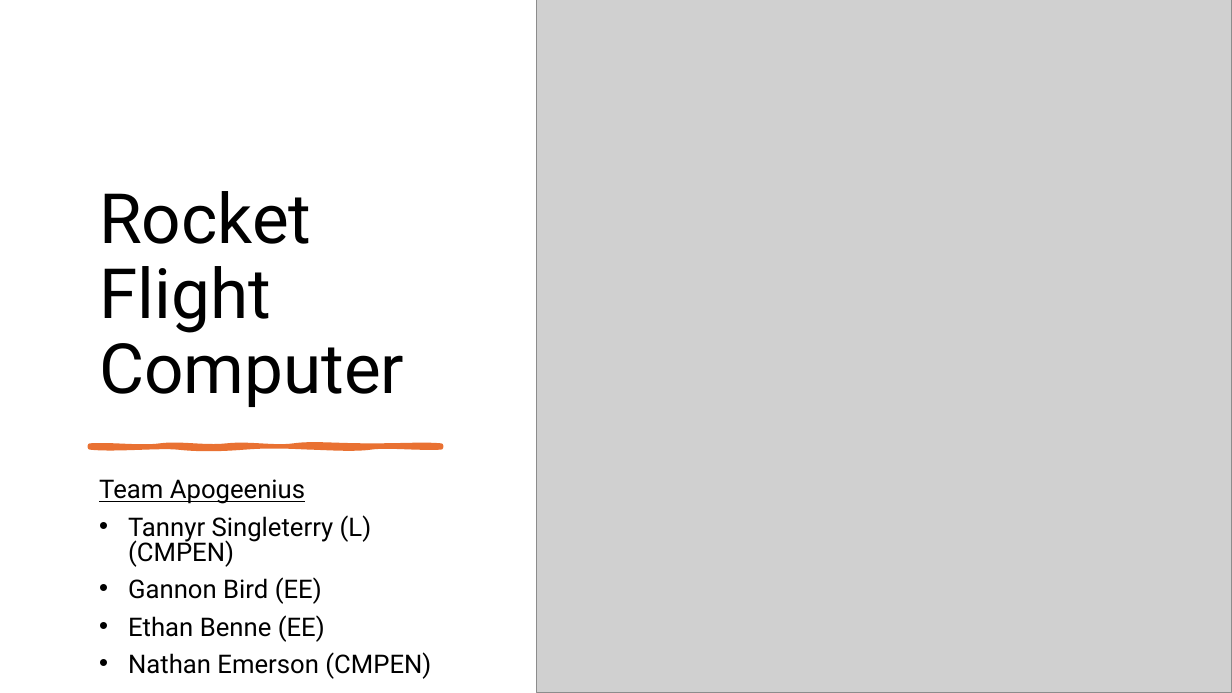
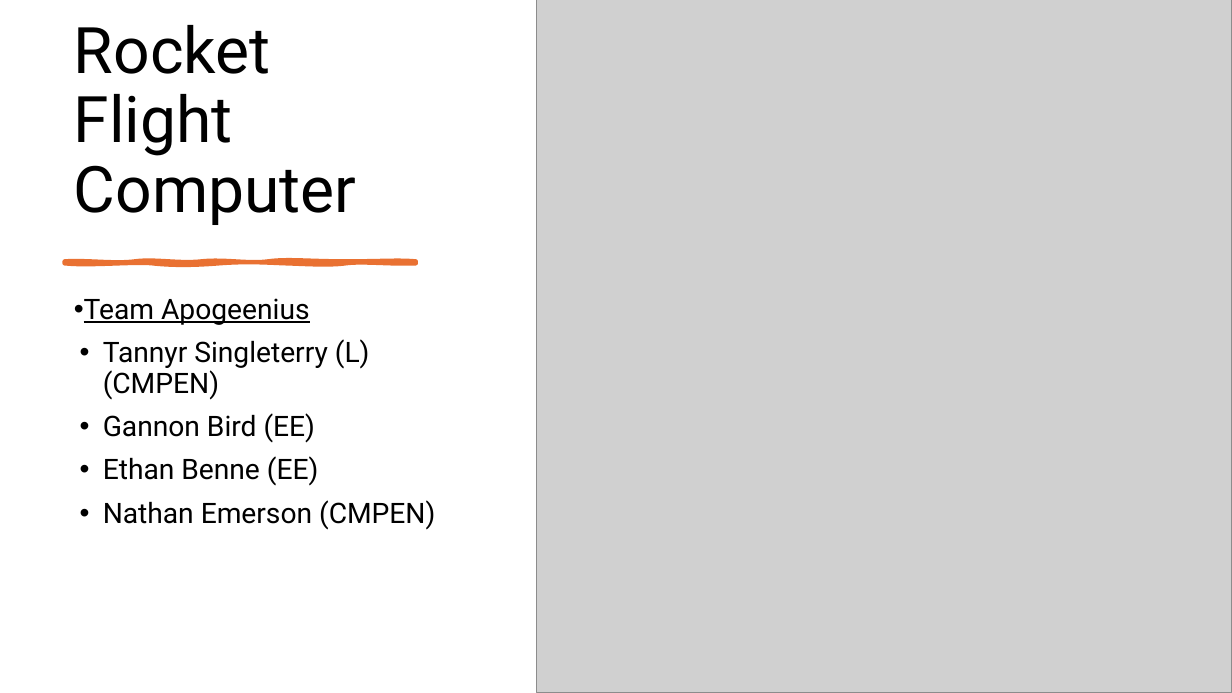
Before and after one commit to Tannyr-Singleterry/ECE590_SeniorDesign, a slide deck: slide 1 of Documents/FInal Presentation/Final_Presentation.pptx. Drawn at 1232x693 pixels with LibreOffice and Linux fonts; fonts in the diff are those of the drawing; grey boxes stand for pictures. Boxes give left, top, right and bottom in pixels: in the first picture for what was removed or moved away, otherwise in the second. Text is boxed around its words. In the diff, an @@ line names an element or a change of style, - is before the commit and + after.

```diff
--- a/Documents/FInal Presentation/Final_Presentation.pptx
+++ b/Documents/FInal Presentation/Final_Presentation.pptx
@@ title "Rocket Flight Computer": place and size @@
-title "Rocket Flight Computer" at [99,191,404,407]
+title "Rocket Flight Computer" at [74,25,357,225]
@@ title "Rocket Flight Computer" at [74,25,357,225]: size 54 to 50 pt @@
@@ freeform shape: place and size @@
-freeform shape at [90,445,441,447]
+freeform shape at [65,262,416,263]
@@ subtitle "Team Apogeenius": place and size @@
-subtitle "Team Apogeenius" at [99,479,431,679]
+subtitle "Team Apogeenius" at [84,298,435,530]
@@ subtitle "Team Apogeenius" at [84,298,435,530]: size 20 to 22 pt; bullet none to •; line spacing 0.8 to 0.9; indent changed @@
```
Also in this commit, not shown: 1 other slide changed, 17 slides added, 13 slides removed, 1 other file.
